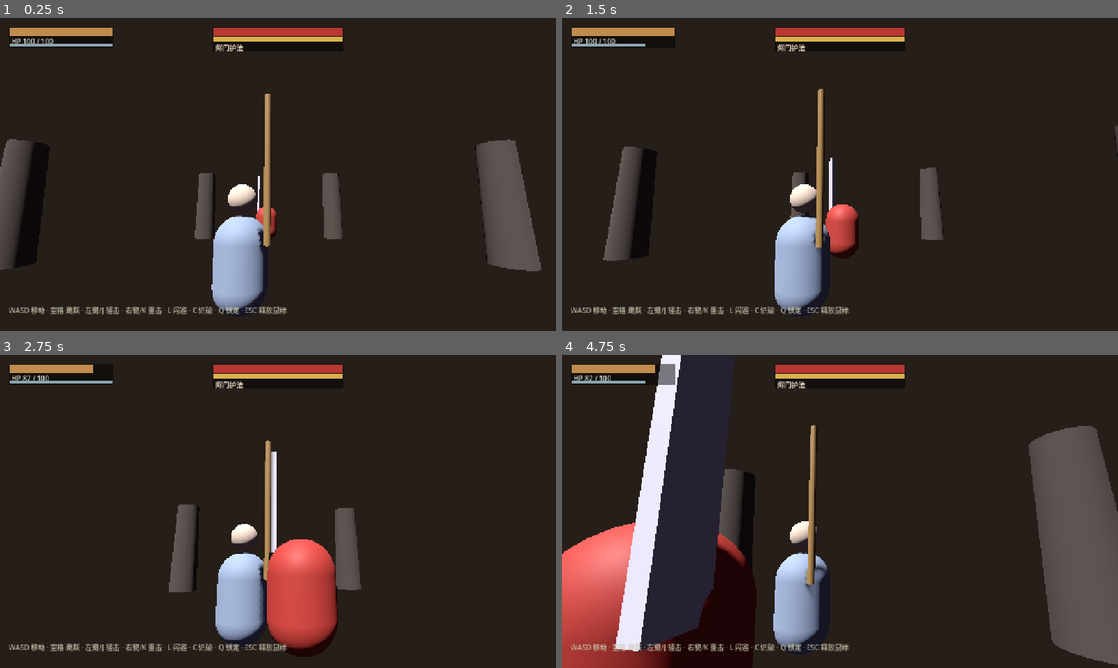
Above: before the commit, frames 1-4 (two rows, left to right).
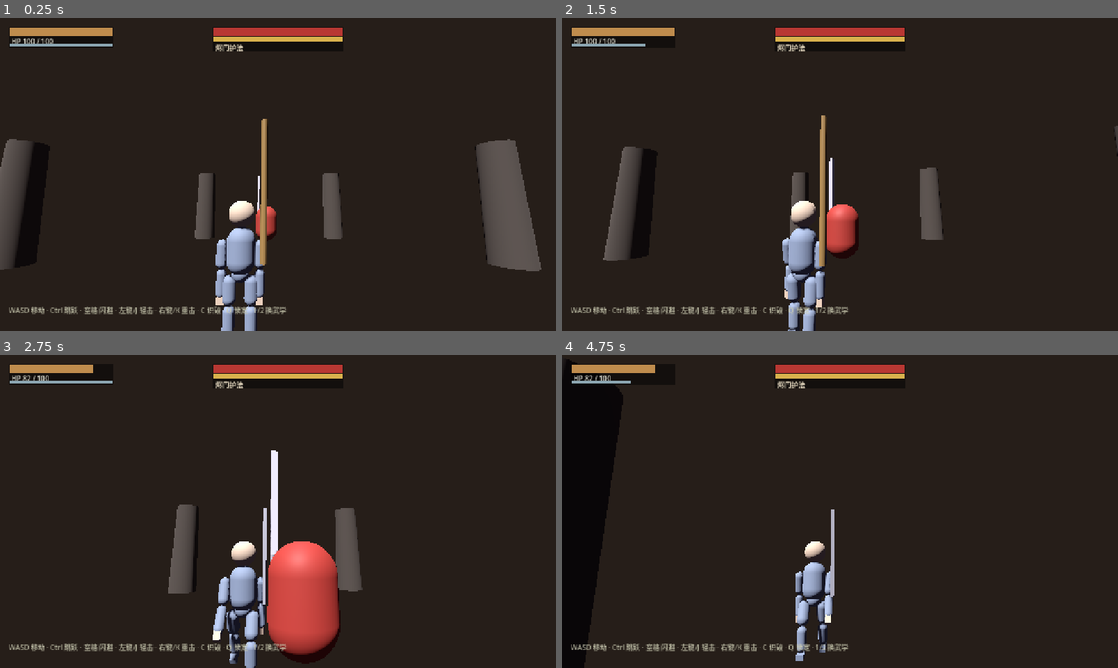
Above: after the commit, the same moments.

Repository: 3147ming/3D-Demo
Game: Godot game, scene res://scenes/main.tscn
The game is run twice, just before and just after one commit, with the same random seed, the same clock (stepped at 60 frames per second) and the same inputs.
Inputs (mouse positions are in pixels of both pictures, inside the frame that each line leads up to):
- Up to frame 1 (0.25 s): no input
- Up to frame 2 (1.5 s): tap Enter at 0.5 s; move the mouse to (867, 174) at 0.52 s; hold W (move_up) from 0.53 s (still down); tap K (heavy_attack) at 0.6 s; tap Ctrl (jump, bound only after the commit) at 0.77, 1.07 s; tap J (light_attack) at 0.8, 1.35 s; move the mouse to (812, 174) at 1.27 s
- Up to frame 3 (2.75 s): keep holding W (move_up); tap Ctrl (jump, bound only after the commit) at 1.52, 1.82 s; tap 1 at 1.55, 2.1 s; move the mouse to (289, 505) at 2.02 s; tap 2 at 2.3 s
- Up to frame 4 (4.75 s): keep holding W (move_up); move the mouse to (834, 517) at 2.77 s; tap 2 at 2.85 s; tap Ctrl (jump, bound only after the commit) at 3.02, 3.05, 3.32, 4.52 s; move the mouse to (878, 514) at 3.52 s; hold Ctrl (jump, bound only after the commit) 3.53-4.28 s; tap K (heavy_attack) at 3.8 s; move the mouse to (795, 508) at 4.27 s; tap Space (dodge, bound only after the commit) at 4.35 s; tap J (light_attack) at 4.55 s

The runs differ from the first frame. In frame 1, 3.7% of the frame differs, in the area x 9-52%, y 24-100%; in frame 2, 3.8%; in frame 3, 4.7%; in frame 4, 32%, in the area x 0-100%, y 0-100%.

Commit message:
feat(batch2): humanoid body, weapon table, martial-art styles; swap dodge/jump keys
Player is now a segmented humanoid (torso/pelvis/head/arms/legs) with procedural gait, attack-following arms and hurt/dodge tilt. Weapons and movesets are data-driven (data/weapons.gd, data/styles.gd) with equip_weapon/equip_style, reach-scaled hitboxes and per-style swing arcs. Dodge moved to Space, jump to Ctrl (just_pressed), 1/2 switch styles for testing.

Diff:
--- /dev/null
+++ b/data/styles.gd
@@ -0,0 +1,37 @@
+class_name StyleDB
+## 武学（招式集）数据表：每套武学定义轻击连招与重击
+## 段字段：dmg / poise / startup / active / recovery / stamina / reach / from_deg / to_deg
+
+const DEFAULT_ID := "staff_style"
+
+const STYLES := {
+	"staff_style": {
+		"id": "staff_style",
+		"name": "墨棍法",
+		"style": "均衡",
+		"weapon_id": "staff",
+		"unlock": null,
+		"light_combo": [
+			{"dmg": 14.0, "poise": 10.0, "startup": 0.10, "active": 0.12, "recovery": 0.18, "stamina": 8.0, "reach": 2.4, "from_deg": -70.0, "to_deg": 55.0},
+			{"dmg": 12.0, "poise": 10.0, "startup": 0.08, "active": 0.12, "recovery": 0.20, "stamina": 8.0, "reach": 2.4, "from_deg": 50.0, "to_deg": -60.0},
+			{"dmg": 22.0, "poise": 24.0, "startup": 0.16, "active": 0.14, "recovery": 0.34, "stamina": 12.0, "reach": 2.6, "from_deg": -105.0, "to_deg": 80.0},
+		],
+		"heavy": {"dmg": 40.0, "poise": 40.0, "startup": 0.40, "active": 0.16, "recovery": 0.50, "stamina": 28.0, "reach": 2.8, "from_deg": -125.0, "to_deg": 95.0},
+	},
+	"saber_style": {
+		"id": "saber_style",
+		"name": "斩刀诀",
+		"style": "灵巧",
+		"weapon_id": "saber",
+		"unlock": null,
+		"light_combo": [
+			{"dmg": 11.0, "poise": 8.0, "startup": 0.07, "active": 0.09, "recovery": 0.14, "stamina": 6.0, "reach": 2.2, "from_deg": -55.0, "to_deg": 70.0},
+			{"dmg": 10.0, "poise": 8.0, "startup": 0.06, "active": 0.09, "recovery": 0.13, "stamina": 6.0, "reach": 2.2, "from_deg": 65.0, "to_deg": -65.0},
+			{"dmg": 18.0, "poise": 18.0, "startup": 0.12, "active": 0.11, "recovery": 0.24, "stamina": 9.0, "reach": 2.3, "from_deg": -85.0, "to_deg": 85.0},
+		],
+		"heavy": {"dmg": 34.0, "poise": 46.0, "startup": 0.34, "active": 0.14, "recovery": 0.44, "stamina": 24.0, "reach": 2.4, "from_deg": -95.0, "to_deg": 120.0},
+	},
+}
+
+static func get_style(id: String) -> Dictionary:
+	return STYLES.get(id, STYLES[DEFAULT_ID])
--- /dev/null
+++ b/data/weapons.gd
@@ -0,0 +1,63 @@
+class_name WeaponDB
+## 武器数据表（占位数值，后续批次统一平衡）
+## mesh 描述占位几何：shape = cylinder / box / spear
+
+const DEFAULT_ID := "staff"
+
+const WEAPONS := {
+	"staff": {
+		"id": "staff",
+		"name": "墨棍",
+		"kind": "棍",
+		"damage_mult": 1.0,
+		"poise_mult": 1.0,
+		"speed_mult": 1.0,
+		"reach": 2.6,
+		"stamina_mult": 1.0,
+		"moveset": "staff_style",
+		"mesh": {"shape": "cylinder", "length": 2.2, "radius": 0.05, "color": Color(0.62, 0.50, 0.30)},
+		"hold_pos": Vector3(0.34, 1.15, 0.02),
+	},
+	"saber": {
+		"id": "saber",
+		"name": "单刀",
+		"kind": "刀",
+		"damage_mult": 1.12,
+		"poise_mult": 1.25,
+		"speed_mult": 0.86,
+		"reach": 2.3,
+		"stamina_mult": 0.9,
+		"moveset": "saber_style",
+		"mesh": {"shape": "box", "size": Vector3(0.06, 1.5, 0.20), "color": Color(0.78, 0.79, 0.82)},
+		"hold_pos": Vector3(0.34, 1.15, 0.02),
+	},
+	"spear": {
+		"id": "spear",
+		"name": "长枪",
+		"kind": "枪",
+		"damage_mult": 0.95,
+		"poise_mult": 1.1,
+		"speed_mult": 0.95,
+		"reach": 3.1,
+		"stamina_mult": 1.1,
+		"moveset": "staff_style",
+		"mesh": {"shape": "spear", "length": 2.8, "radius": 0.035, "color": Color(0.45, 0.40, 0.32)},
+		"hold_pos": Vector3(0.34, 1.15, 0.02),
+	},
+	"sword": {
+		"id": "sword",
+		"name": "长剑",
+		"kind": "剑",
+		"damage_mult": 1.0,
+		"poise_mult": 0.95,
+		"speed_mult": 0.9,
+		"reach": 2.2,
+		"stamina_mult": 0.95,
+		"moveset": "saber_style",
+		"mesh": {"shape": "box", "size": Vector3(0.05, 1.2, 0.13), "color": Color(0.72, 0.74, 0.80)},
+		"hold_pos": Vector3(0.34, 1.15, 0.02),
+	},
+}
+
+static func get_weapon(id: String) -> Dictionary:
+	return WEAPONS.get(id, WEAPONS[DEFAULT_ID])
--- a/project.godot
+++ b/project.godot
@@ -62,12 +62,12 @@
 }
 dodge={
 "deadzone": 0.5,
-"events": [Object(InputEventKey,"resource_local_to_scene":fa …(119 unchanged characters)… ressed":false,"pressed":false,"keycode":76,"physical_keycode":0,"key_label":0,"unicode":108,"location":0,"echo":false,"script":null)
+"events": [Object(InputEventKey,"resource_local_to_scene":fa …(119 unchanged characters)… ressed":false,"pressed":false,"keycode":32,"physical_keycode":0,"key_label":0,"unicode":32,"location":0,"echo":false,"script":null)
 ]
 }
 jump={
 "deadzone": 0.5,
-"events": [Object(InputEventKey,"resource_local_to_scene":fa …(119 unchanged characters)… ressed":false,"pressed":false,"keycode":32,"physical_keycode":0,"key_label":0,"unicode":32,"location":0,"echo":false,"script":null)
+"events": [Object(InputEventKey,"resource_local_to_scene":fa …(119 unchanged characters)… ressed":false,"pressed":false,"keycode":4194326,"physical_keycode":0,"key_label":0,"unicode":0,"location":0,"echo":false,"script":null)
 ]
 }
 lock_on={
--- a/scripts/main.gd
+++ b/scripts/main.gd
@@ -155,7 +155,7 @@
 
 	# 操作提示
 	var hint := Label.new()
-	hint.text = "WASD 移动 · 空格 跳跃 · 左键/J 轻击 · 右键/K 重击 · L 闪避 · C 识破 · Q 锁定 · ESC 释放鼠标"
+	hint.text = "WASD 移动 · Ctrl 跳跃 · 空格 闪避 · 左键/J 轻击 · 右键/K 重击 · C 识破 · Q 锁定 · 1/2 换武学"
 	hint.position = Vector2(20, 660)
 	hint.add_theme_color_override("font_color", Color(0.8, 0.8, 0.7, 0.8))
 	canvas.add_child(hint)
--- a/scripts/player.gd
+++ b/scripts/player.gd
@@ -29,6 +29,7 @@
 
 # 识破
 var parry_timer := 0.0
+var gait_phase := 0.0
 
 # 相机
 var camera_pivot: Node3D
@@ -46,10 +47,26 @@
 const CAM_ROTATE_K := 18.0    # 朝向平滑系数
 
 # 节点引用
-var body_mesh: MeshInstance3D
+var body_pivot: Node3D
+var torso: MeshInstance3D
+var head_pivot: Node3D
+var arm_L: Node3D
+var arm_R: Node3D
+var forearm_L: Node3D
+var forearm_R: Node3D
+var leg_L: Node3D
+var leg_R: Node3D
+var calf_L: Node3D
+var calf_R: Node3D
+var body_material: StandardMaterial3D
 var weapon_pivot: Node3D
+var weapon_mesh: MeshInstance3D
 var hitbox: Hitbox
 var anim_tween: Tween
+
+# 武器 / 武学
+var current_weapon: Dictionary = {}
+var current_style: Dictionary = {}
 
 func _ready() -> void:
 	_build_self()
@@ -57,6 +74,7 @@
 	collision_mask = 1 | (1 << 2)
 	add_to_group("player")
 	add_to_group("hurtbox")
+	equip_style(StyleDB.DEFAULT_ID)
 
 func _build_self() -> void:
 	# 胶囊碰撞
@@ -67,44 +85,75 @@
 	col.position = Vector3(0, 0.9, 0)
 	add_child(col)
 
-	# 身体（占位：上半身圆柱 + 头球，风格化）
-	body_mesh = MeshInstance3D.new()
-	var body := CapsuleMesh.new()
-	body.radius = 0.4
-	body.height = 1.4
-	body_mesh.mesh = body
-	body_mesh.position = Vector3(0, 1.0, 0)
-	var mat := StandardMaterial3D.new()
-	mat.albedo_color = Color(0.55, 0.62, 0.70)
-	mat.roughness = 0.7
-	body_mesh.material_override = mat
-	add_child(body_mesh)
-
-	var head := MeshInstance3D.new()
-	head.mesh = SphereMesh.new()
-	head.mesh.radius = 0.22
-	head.mesh.height = 0.44
-	head.position = Vector3(0, 1.95, 0)
-	var hmat := StandardMaterial3D.new()
-	hmat.albedo_color = Color(0.82, 0.75, 0.66)
-	head.material_override = hmat
-	add_child(head)
-
-	# 武器枢轴 + 棍
+	# ---- 程序化人形（body_pivot 为整体锚点，后续可换 GLTF 蒙皮）----
+	body_pivot = Node3D.new()
+	add_child(body_pivot)
+
+	body_material = StandardMaterial3D.new()
+	body_material.albedo_color = Color(0.52, 0.58, 0.66)
+	body_material.roughness = 0.75
+
+	# 躯干 / 骨盆
+	torso = _make_mesh(_capsule(0.21, 0.70), body_material, Vector3(0, 1.18, 0))
+	body_pivot.add_child(torso)
+	var pelvis := _make_mesh(_capsule(0.18, 0.26), body_material, Vector3(0, 0.86, 0))
+	body_pivot.add_child(pelvis)
+
+	# 头颈
+	head_pivot = Node3D.new()
+	head_pivot.position = Vector3(0, 1.52, 0)
+	body_pivot.add_child(head_pivot)
+	var neck := _make_mesh(_capsule(0.06, 0.12), body_material, Vector3(0, 0.04, 0))
+	head_pivot.add_child(neck)
+	var head := _make_mesh(_sphere(0.20), _skin_material(), Vector3(0, 0.20, 0))
+	head_pivot.add_child(head)
+
+	# 双臂：肩 → 上臂 + 肘 → 前臂 + 手
+	arm_L = Node3D.new()
+	arm_L.position = Vector3(-0.28, 1.34, 0)
+	body_pivot.add_child(arm_L)
+	arm_L.add_child(_make_mesh(_capsule(0.085, 0.42), body_material, Vector3(0, -0.21, 0)))
+	forearm_L = Node3D.new()
+	forearm_L.position = Vector3(0, -0.42, 0)
+	arm_L.add_child(forearm_L)
+	forearm_L.add_child(_make_mesh(_capsule(0.07, 0.40), body_material, Vector3(0, -0.20, 0)))
+	forearm_L.add_child(_make_mesh(_box(Vector3(0.10, 0.12, 0.10)), _skin_material(), Vector3(0, -0.42, 0)))
+
+	arm_R = Node3D.new()
+	arm_R.position = Vector3(0.28, 1.34, 0)
+	body_pivot.add_child(arm_R)
+	arm_R.add_child(_make_mesh(_capsule(0.085, 0.42), body_material, Vector3(0, -0.21, 0)))
+	forearm_R = Node3D.new()
+	forearm_R.position = Vector3(0, -0.42, 0)
+	arm_R.add_child(forearm_R)
+	forearm_R.add_child(_make_mesh(_capsule(0.07, 0.40), body_material, Vector3(0, -0.20, 0)))
+	forearm_R.add_child(_make_mesh(_box(Vector3(0.10, 0.12, 0.10)), _skin_material(), Vector3(0, -0.42, 0)))
+
+	# 双腿：髋 → 大腿 + 膝 → 小腿 + 脚
+	leg_L = Node3D.new()
+	leg_L.position = Vector3(-0.16, 0.84, 0)
+	body_pivot.add_child(leg_L)
+	leg_L.add_child(_make_mesh(_capsule(0.10, 0.42), body_material, Vector3(0, -0.21, 0)))
+	calf_L = Node3D.new()
+	calf_L.position = Vector3(0, -0.42, 0)
+	leg_L.add_child(calf_L)
+	calf_L.add_child(_make_mesh(_capsule(0.085, 0.40), body_material, Vector3(0, -0.20, 0)))
+	calf_L.add_child(_make_mesh(_box(Vector3(0.12, 0.08, 0.24)), body_material, Vector3(0, -0.42, 0.05)))
+
+	leg_R = Node3D.new()
+	leg_R.position = Vector3(0.16, 0.84, 0)
+	body_pivot.add_child(leg_R)
+	leg_R.add_child(_make_mesh(_capsule(0.10, 0.42), body_material, Vector3(0, -0.21, 0)))
+	calf_R = Node3D.new()
+	calf_R.position = Vector3(0, -0.42, 0)
+	leg_R.add_child(calf_R)
+	calf_R.add_child(_make_mesh(_capsule(0.085, 0.40), body_material, Vector3(0, -0.20, 0)))
+	calf_R.add_child(_make_mesh(_box(Vector3(0.12, 0.08, 0.24)), body_material, Vector3(0, -0.42, 0.05)))
+
+	# 武器枢轴（路径保持不变，武器网格与 hitbox 挂在下面）
 	weapon_pivot = Node3D.new()
-	weapon_pivot.position = Vector3(0.4, 1.3, 0.3)
+	weapon_pivot.position = Vector3(0.34, 1.0, 0.06)
 	add_child(weapon_pivot)
-	var staff := MeshInstance3D.new()
-	staff.mesh = CylinderMesh.new()
-	staff.mesh.top_radius = 0.05
-	staff.mesh.bottom_radius = 0.05
-	staff.mesh.height = 2.2
-	staff.position = Vector3(0, 1.1, 0)
-	var smat := StandardMaterial3D.new()
-	smat.albedo_color = Color(0.62, 0.50, 0.30)
-	smat.roughness = 0.5
-	staff.material_override = smat
-	weapon_pivot.add_child(staff)
 
 	# 攻击判定盒（look_at 使 -Z 为前方，判定盒必须放在 -Z 侧）
 	hitbox = Hitbox.new()
@@ -112,7 +161,7 @@
 	hs.shape = BoxShape3D.new()
 	hs.shape.size = Vector3(1.2, 1.4, 2.2)
 	hitbox.add_child(hs)
-	hitbox.position = Vector3(0, 1.2, -1.5)
+	hitbox.position = Vector3(0, 0.15, -1.4)
 	weapon_pivot.add_child(hitbox)
 
 	# 相机（放置在 +Z 侧，相机自身看向 -Z，正好面向角色）
@@ -144,6 +193,117 @@
 	lock_marker.visible = false
 	add_child(lock_marker)
 
+# ---------------- 占位几何工具 ----------------
+func _capsule(r: float, h: float) -> CapsuleMesh:
+	var m := CapsuleMesh.new()
+	m.radius = r
+	m.height = h
+	return m
+
+func _sphere(r: float) -> SphereMesh:
+	var m := SphereMesh.new()
+	m.radius = r
+	m.height = r * 2.0
+	return m
+
+func _box(size: Vector3) -> BoxMesh:
+	var m := BoxMesh.new()
+	m.size = size
+	return m
+
+func _make_mesh(mesh: Mesh, mat: Material, pos: Vector3) -> MeshInstance3D:
+	var mi := MeshInstance3D.new()
+	mi.mesh = mesh
+	mi.material_override = mat
+	mi.position = pos
+	return mi
+
+func _skin_material() -> StandardMaterial3D:
+	var m := StandardMaterial3D.new()
+	m.albedo_color = Color(0.82, 0.74, 0.64)
+	m.roughness = 0.8
+	return m
+
+# ---------------- 武器 / 武学 ----------------
+func equip_weapon(id: String) -> void:
+	current_weapon = WeaponDB.get_weapon(id)
+	if weapon_mesh and is_instance_valid(weapon_mesh):
+		weapon_mesh.queue_free()
+	weapon_mesh = _build_weapon_mesh(current_weapon)
+	weapon_pivot.add_child(weapon_mesh)
+	_apply_reach(float(current_weapon.get("reach", 2.4)))
+
+func _build_weapon_mesh(w: Dictionary) -> MeshInstance3D:
+	var spec: Dictionary = w.get("mesh", {})
+	var mat := StandardMaterial3D.new()
+	mat.albedo_color = spec.get("color", Color(0.7, 0.7, 0.7))
+	mat.roughness = 0.45
+	mat.metallic = 0.3 if spec.get("shape", "cylinder") == "box" else 0.0
+
+	var mi := MeshInstance3D.new()
+	match spec.get("shape", "cylinder"):
+		"box":
+			var bm := BoxMesh.new()
+			bm.size = spec.get("size", Vector3(0.06, 1.4, 0.16))
+			mi.mesh = bm
+			mi.position = Vector3(0, 0.7, 0)
+		"spear":
+			var cm := CylinderMesh.new()
+			cm.top_radius = spec.get("radius", 0.035)
+			cm.bottom_radius = spec.get("radius", 0.035)
+			cm.height = spec.get("length", 2.8)
+			mi.mesh = cm
+			mi.position = Vector3(0, spec.get("length", 2.8) * 0.5, 0)
+			var tip := MeshInstance3D.new()
+			var tm := CylinderMesh.new()
+			tm.top_radius = 0.0
+			tm.bottom_radius = 0.07
+			tm.height = 0.3
+			tip.mesh = tm
+			tip.position = Vector3(0, spec.get("length", 2.8) + 0.15, 0)
+			tip.material_override = mat
+			mi.add_child(tip)
+		_:
+			var cm2 := CylinderMesh.new()
+			cm2.top_radius = spec.get("radius", 0.05)
+			cm2.bottom_radius = spec.get("radius", 0.05)
+			cm2.height = spec.get("length", 2.2)
+			mi.mesh = cm2
+			mi.position = Vector3(0, spec.get("length", 2.2) * 0.5, 0)
+	mi.material_override = mat
+	return mi
+
+func _apply_reach(reach: float) -> void:
+	var hs := hitbox.get_child(0) as CollisionShape3D
+	if hs and hs.shape is BoxShape3D:
+		hs.shape.size = Vector3(1.2, 1.4, reach)
+	hitbox.position = Vector3(0, 0.15, -reach * 0.6)
+
+func equip_style(id: String) -> void:
+	current_style = StyleDB.get_style(id)
+	combo_idx = 0
+	equip_weapon(String(current_style.get("weapon_id", WeaponDB.DEFAULT_ID)))
+
+func _scaled_move(base: Dictionary) -> Dictionary:
+	var m := base.duplicate()
+	var w := current_weapon
+	var sp := float(w.get("speed_mult", 1.0))
+	m["startup"] = float(base.get("startup", 0.1)) * sp
+	m["active"] = float(base.get("active", 0.1)) * sp
+	m["recovery"] = float(base.get("recovery", 0.2)) * sp
+	m["dmg"] = float(base.get("dmg", 10.0)) * float(w.get("damage_mult", 1.0))
+	m["poise"] = float(base.get("poise", 10.0)) * float(w.get("poise_mult", 1.0))
+	m["stamina"] = float(base.get("stamina", 8.0)) * float(w.get("stamina_mult", 1.0))
+	if w.has("reach"):
+		m["reach"] = float(w["reach"])
+	return m
+
+func _light_moves() -> Array:
+	return current_style.get("light_combo", [])
+
+func _heavy_move() -> Dictionary:
+	return current_style.get("heavy", {})
+
 func _unhandled_input(event: InputEvent) -> void:
 	if event is InputEventMouseMotion and Input.mouse_mode == Input.MOUSE_MODE_CAPTURED:
 		yaw -= event.relative.x * 0.003
@@ -157,6 +317,10 @@
 			Input.mouse_mode = Input.MOUSE_MODE_VISIBLE
 		elif event.keycode == KEY_F:
 			Input.mouse_mode = Input.MOUSE_MODE_CAPTURED
+		elif event.keycode == KEY_1:
+			equip_style("staff_style")
+		elif event.keycode == KEY_2:
+			equip_style("saber_style")
 
 func _physics_process(delta: float) -> void:
 	if state == State.DEAD:
@@ -186,8 +350,61 @@
 	_update_lock(delta)
 	move_and_slide()
 
+	_update_pose(delta)
 	_update_camera(delta)
 	_update_marker()
+
+# ---------------- 程序化姿态 ----------------
+func _update_pose(delta: float) -> void:
+	if not body_pivot:
+		return
+
+	# 躯干倾角：受击后仰 / 闪避前倾
+	var tilt := 0.0
+	if state == State.HURT:
+		tilt = 0.18
+	elif state == State.DODGE:
+		tilt = -0.22
+	body_pivot.rotation.x = lerp(body_pivot.rotation.x, tilt, 0.2)
+
+	var planar := Vector2(velocity.x, velocity.z).length()
+	var amp := clampf(planar / C.PLAYER_SPEED, 0.0, 1.0)
+	gait_phase += delta * (6.0 + 6.0 * amp)
+
+	if state == State.ATTACK:
+		# 持械臂跟随武器挥动，另一侧维持平衡
+		arm_R.rotation.x = lerp(arm_R.rotation.x, weapon_pivot.rotation.x * 0.75, 0.45)
+		forearm_R.rotation.x = lerp(forearm_R.rotation.x, weapon_pivot.rotation.x * 0.25, 0.4)
+		arm_L.rotation.x = lerp(arm_L.rotation.x, 0.25, 0.2)
+		leg_L.rotation.x = lerp(leg_L.rotation.x, 0.18, 0.15)
+		leg_R.rotation.x = lerp(leg_R.rotation.x, -0.12, 0.15)
+		calf_L.rotation.x = lerp(calf_L.rotation.x, -0.15, 0.15)
+		calf_R.rotation.x = lerp(calf_R.rotation.x, 0.0, 0.15)
+		return
+
+	if amp > 0.08:
+		# 步态：双腿交替、双臂反向摆动
+		var s := sin(gait_phase)
+		var swing := 0.55 * amp
+		leg_L.rotation.x = s * swing
+		leg_R.rotation.x = -s * swing
+		calf_L.rotation.x = maxf(0.0, -s) * 0.7 * amp
+		calf_R.rotation.x = maxf(0.0, s) * 0.7 * amp
+		arm_L.rotation.x = -s * 0.45 * amp
+		arm_R.rotation.x = s * 0.35 * amp
+		forearm_L.rotation.x = -0.25 * amp
+		forearm_R.rotation.x = -0.25 * amp
+	else:
+		# 站立呼吸
+		var breathe := sin(Time.get_ticks_msec() * 0.002) * 0.05
+		leg_L.rotation.x = lerp(leg_L.rotation.x, 0.0, 0.15)
+		leg_R.rotation.x = lerp(leg_R.rotation.x, 0.0, 0.15)
+		calf_L.rotation.x = lerp(calf_L.rotation.x, 0.0, 0.15)
+		calf_R.rotation.x = lerp(calf_R.rotation.x, 0.0, 0.15)
+		arm_L.rotation.x = lerp(arm_L.rotation.x, breathe, 0.12)
+		arm_R.rotation.x = lerp(arm_R.rotation.x, -breathe, 0.12)
+		forearm_L.rotation.x = lerp(forearm_L.rotation.x, 0.0, 0.12)
+		forearm_R.rotation.x = lerp(forearm_R.rotation.x, 0.0, 0.12)
 
 # ---------------- 相机 ----------------
 func _update_camera(delta: float) -> void:
@@ -257,7 +474,7 @@
 	velocity.z = move_dir.z * speed
 	if not is_on_floor():
 		velocity.y -= 18.0 * delta
-	if Input.is_action_pressed("jump") and is_on_floor():
+	if Input.is_action_just_pressed("jump") and is_on_floor():
 		velocity.y = C.PLAYER_JUMP_VELOCITY
 
 	if move_dir.length() > 0.1:
@@ -268,16 +485,17 @@
 
 # ---------------- 全局输入（连招缓冲） ----------------
 func _handle_global_input() -> void:
+	var moves := _light_moves()
 	if Input.is_action_just_pressed("light_attack"):
 		if state == State.ATTACK:
 			combo_buffer = 0.4   # 400ms 内衔接
-		elif state in [State.IDLE, State.MOVE]:
+		elif state in [State.IDLE, State.MOVE] and moves.size() > 0:
 			heavy_flag = false
-			_start_attack(C.LIGHT_COMBO[combo_idx])
+			_start_attack(_scaled_move(moves[combo_idx]))
 	elif Input.is_action_just_pressed("heavy_attack"):
 		if state in [State.IDLE, State.MOVE]:
 			heavy_flag = true
-			_start_attack(C.HEAVY, true)
+			_start_attack(_scaled_move(_heavy_move()), true)
 	elif Input.is_action_just_pressed("dodge") and stamina >= C.PLAYER_DODGE_COST:
 		var dir := Vector3.ZERO
 		var input := Input.get_vector("move_left", "move_right", "move_up", "move_down")
@@ -304,11 +522,13 @@
 	attack_timer = atk.startup
 	velocity.x = 0; velocity.z = 0
 	# 武器挥动动画
+	var from_deg := float(atk.get("from_deg", -80.0))
+	var to_deg := float(atk.get("to_deg", 70.0))
 	if anim_tween: anim_tween.kill()
 	anim_tween = create_tween()
-	anim_tween.tween_property(weapon_pivot, "rotation:x", deg_to_rad(-80), atk.startup)
-	anim_tween.tween_callback(func(): weapon_pivot.rotation.x = deg_to_rad(-80))
-	anim_tween.tween_property(weapon_pivot, "rotation:x", deg_to_rad(70), atk.active)
+	anim_tween.tween_property(weapon_pivot, "rotation:x", deg_to_rad(from_deg), atk.startup)
+	anim_tween.tween_callback(func(): weapon_pivot.rotation.x = deg_to_rad(from_deg))
+	anim_tween.tween_property(weapon_pivot, "rotation:x", deg_to_rad(to_deg), atk.active)
 	anim_tween.tween_callback(func(): hitbox.activate(atk.dmg, atk.poise, self, 6.0))
 	anim_tween.tween_interval(atk.active)
 	anim_tween.tween_callback(func(): hitbox.deactivate(); weapon_pivot.rotation.x = 0)
@@ -328,10 +548,11 @@
 			attack_timer = current_attack.recovery
 		"recovery":
 			# 连招衔接
-			if not heavy_flag and combo_buffer > 0.0:
-				combo_idx = (combo_idx + 1) % C.LIGHT_COMBO.size()
+			var moves := _light_moves()
+			if not heavy_flag and combo_buffer > 0.0 and moves.size() > 0:
+				combo_idx = (combo_idx + 1) % moves.size()
 				combo_buffer = 0.0
-				_start_attack(C.LIGHT_COMBO[combo_idx])
+				_start_attack(_scaled_move(moves[combo_idx]))
 			else:
 				combo_idx = 0
 				combo_buffer = 0.0
Not shown, added: data/styles.gd.uid
Not shown, added: data/weapons.gd.uid
